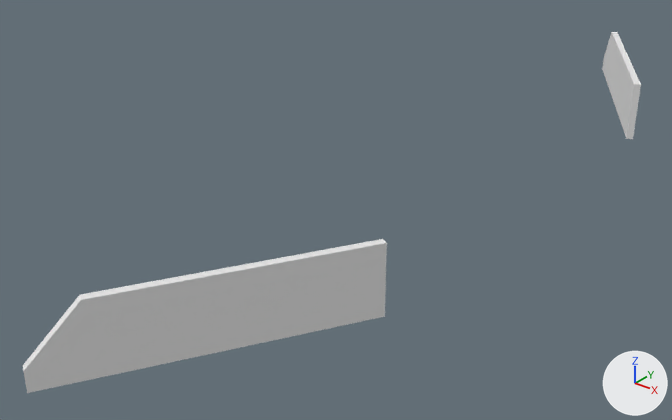
What one commit did to the Blender file Arts/Models/Scenario/Bridge/Bridge60 /Bridge60_lateral4.blend.
Rendered twice from a 50 mm lens placed at (5.99, -11.36, 5.95), pointed at (-1.89, -1.52, -0.15). The axes (+X, +Y, +Z) are drawn at lower right. The lights are the same throughout.

The scene before the commit, as lines of its bpy script (objects in view):
```python
mat_material_001 = diffuse_material('Material.001')
mat_material_001.base_color = (0.8, 0.8, 0.8)  # white #e7e7e7
me_cube_001 = bpy.data.meshes.new('Cube.001')
me_cube_001.from_pydata(...)  # 33 vertices, 27 faces; spans x -1.56..0.57, y -7.19..-3.61, z 0.0..0.98
me_cube_001.materials.append(mat_material_001)  # white #e7e7e7
ob_cube = bpy.data.objects.new('Cube', me_cube_001)
ob_cube.location = (0.0, 0.0, 0.0)
_m = ob_cube.modifiers.new('Mirror', 'MIRROR')
_m.use_axis = (False, True, False)
_m.use_clip = True
```
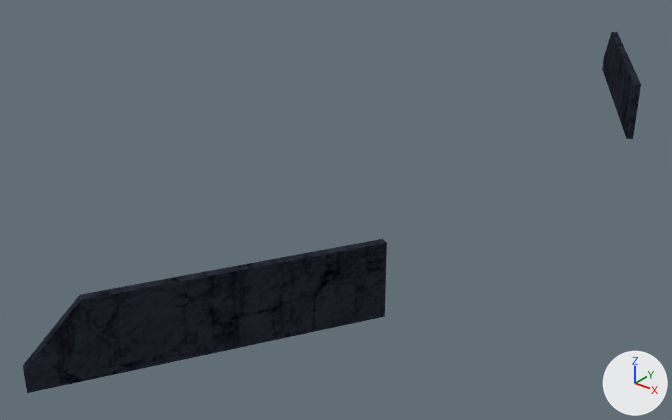
Location of each change, (x1, y1, x2, y2) in pixels of the pictures (672 x 420 px):
'Cube', surface changed (grey to black)
    both: (23, 32, 641, 393)

Patch to the scene script:
```diff
--- a/Arts/Models/Scenario/Bridge/Bridge60 /Bridge60_lateral4.blend.py
+++ b/Arts/Models/Scenario/Bridge/Bridge60 /Bridge60_lateral4.blend.py
@@ img_specular_tga @@
+img_specular_tga = load_image('specular.tga', '../../../../Textures/specular.tga', 1024, 1024, 'sRGB')
@@ mat_material_001 @@
 mat_material_001 = diffuse_material('Material.001')
-mat_material_001.base_color = (0.8, 0.8, 0.8)  # white #e7e7e7
+mat_material_001.texture = img_specular_tga
```
